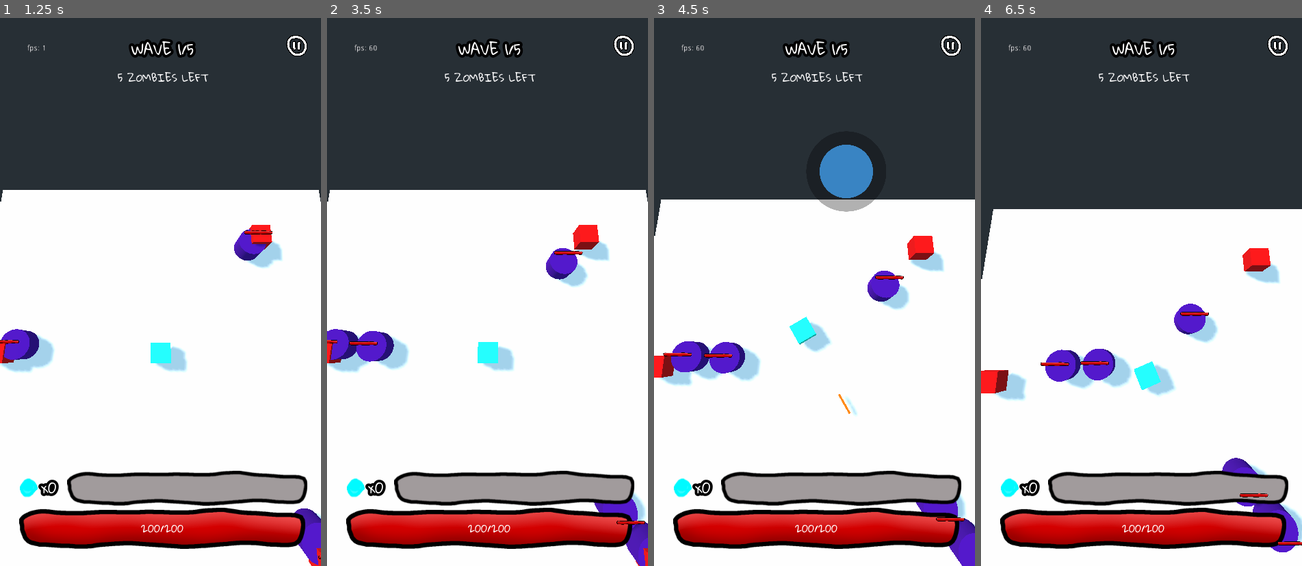
Above: before the commit, frames 1-4 (left to right).
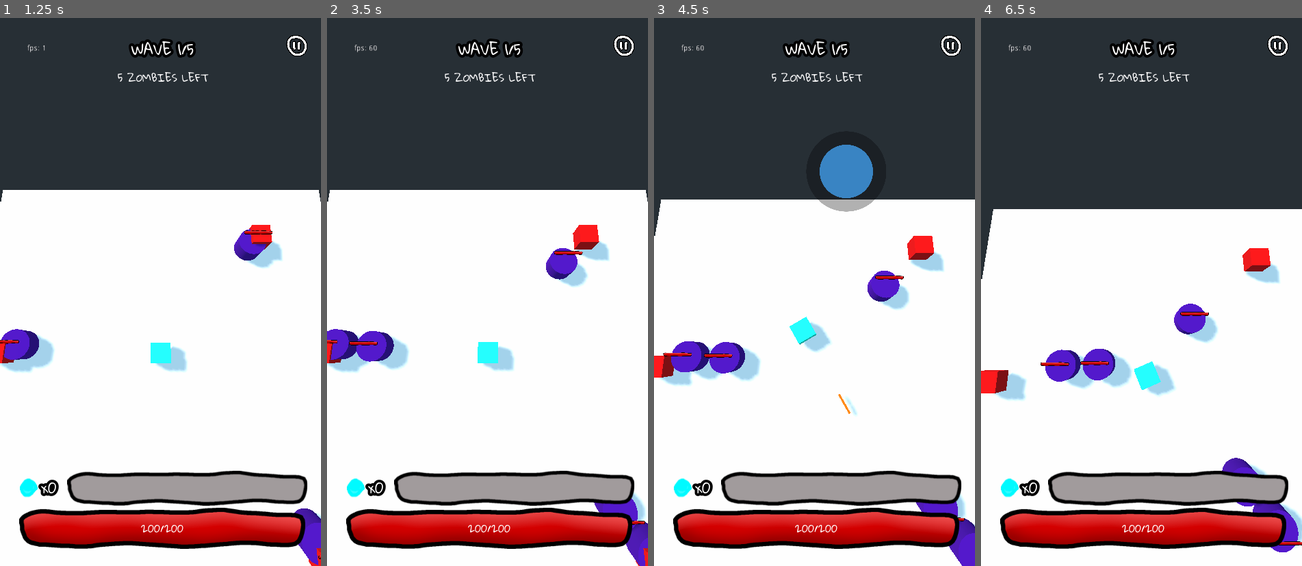
Above: after the commit, the same moments.

Repository: jeffsieu/coma-dash
Game: Godot game, scene res://Scene/Game.tscn
Two runs of this game, one before a commit and one after it. Both use one fixed random seed, a clock stepped at 60 frames per second and the inputs below.
Inputs (mouse positions are in pixels of both pictures, inside the frame that each line leads up to):
- Up to frame 1 (1.25 s): click "PLAY" at 0.5 s
- Up to frame 2 (3.5 s): click (625, 45) at 1.25 s; click "RESUME" at 2 s; move the mouse to (558, 264) at 2.77 s; click (558, 264) at 2.92 s
- Up to frame 3 (4.5 s): drag from (750, 319) to (798, 401) at 3.52 s; move the mouse to (846, 171) at 4.27 s; click (846, 171) at 4.42 s
- Up to frame 4 (6.5 s): drag from (1125, 401) to (1045, 209) at 5.02 s; move the mouse to (1237, 374) at 5.77 s; click (1237, 374) at 5.92 s

Frame 1 is identical in both runs. In frame 2, less than 0.1% of the frame differs, in the area x 90-96%, y 91-93%; in frame 3, less than 0.1%; in frame 4, less than 0.1%, in the area x 80-94%, y 86-97%.

Commit message:
Fix GUI layer overlap by scene objects
This is done by adding all GUI elements under
a CanvasLayer node set at layer 2.

Diff:
--- a/GUI/LevelGUI.tscn
+++ b/GUI/LevelGUI.tscn
@@ -11,7 +11,10 @@
 [ext_resource path="res://GUI/PauseButton/PauseButton.png" type="Texture" id=9]
 [ext_resource path="res://GUI/PauseMenu.tscn" type="PackedScene" id=10]
 
-[node name="LevelGUI" type="MarginContainer"]
+[node name="GUI Layer" type="CanvasLayer"]
+layer = 2
+
+[node name="LevelGUI" type="MarginContainer" parent="."]
 pause_mode = 2
 anchor_right = 1.0
 anchor_bottom = 1.0
@@ -24,14 +27,14 @@
 "_edit_use_anchors_": false
 }
 
-[node name="VBoxContainer" type="VBoxContainer" parent="."]
+[node name="VBoxContainer" type="VBoxContainer" parent="LevelGUI"]
 margin_right = 543.0
 margin_bottom = 960.0
 __meta__ = {
 "_edit_use_anchors_": false
 }
 
-[node name="WaveCounter" type="Label" parent="VBoxContainer"]
+[node name="WaveCounter" type="Label" parent="LevelGUI/VBoxContainer"]
 margin_right = 543.0
 margin_bottom = 57.0
 custom_fonts/font = ExtResource( 5 )
@@ -41,7 +44,7 @@
 "_edit_use_anchors_": false
 }
 
-[node name="ZombiesLeft" type="Label" parent="VBoxContainer"]
+[node name="ZombiesLeft" type="Label" parent="LevelGUI/VBoxContainer"]
 margin_top = 61.0
 margin_right = 543.0
 margin_bottom = 810.0
@@ -50,20 +53,20 @@
 text = "ZOMBIES LEFT"
 align = 1
 
-[node name="LootDisplay" type="MarginContainer" parent="VBoxContainer"]
+[node name="LootDisplay" type="MarginContainer" parent="LevelGUI/VBoxContainer"]
 margin_top = 814.0
 margin_right = 543.0
 margin_bottom = 879.0
 
-[node name="LootContainer" type="HBoxContainer" parent="VBoxContainer/LootDisplay"]
+[node name="LootContainer" type="HBoxContainer" parent="LevelGUI/VBoxContainer/LootDisplay"]
 margin_right = 543.0
 margin_bottom = 65.0
 
-[node name="CrystalDisplay" type="CenterContainer" parent="VBoxContainer/LootDisplay/LootContainer"]
+[node name="CrystalDisplay" type="CenterContainer" parent="LevelGUI/VBoxContainer/LootDisplay/LootContainer"]
 margin_right = 40.0
 margin_bottom = 65.0
 
-[node name="CrystalImage" type="TextureRect" parent="VBoxContainer/LootDisplay/LootContainer/CrystalDisplay"]
+[node name="CrystalImage" type="TextureRect" parent="LevelGUI/VBoxContainer/LootDisplay/LootContainer/CrystalDisplay"]
 margin_top = 12.0
 margin_right = 40.0
 margin_bottom = 52.0
@@ -71,7 +74,7 @@
 texture = ExtResource( 1 )
 expand = true
 
-[node name="CrystalCount" type="Label" parent="VBoxContainer/LootDisplay/LootContainer"]
+[node name="CrystalCount" type="Label" parent="LevelGUI/VBoxContainer/LootDisplay/LootContainer"]
 margin_left = 44.0
 margin_top = 4.0
 margin_right = 89.0
@@ -80,7 +83,7 @@
 custom_fonts/font = ExtResource( 5 )
 text = "x0"
 
-[node name="PlayerExpBar" type="TextureProgress" parent="VBoxContainer/LootDisplay/LootContainer"]
+[node name="PlayerExpBar" type="TextureProgress" parent="LevelGUI/VBoxContainer/LootDisplay/LootContainer"]
 margin_left = 93.0
 margin_right = 543.0
 margin_bottom = 65.0
@@ -88,9 +91,9 @@
 texture_under = ExtResource( 3 )
 texture_progress = ExtResource( 2 )
 
-[node name="Tween" type="Tween" parent="VBoxContainer/LootDisplay/LootContainer/PlayerExpBar"]
+[node name="Tween" type="Tween" parent="LevelGUI/VBoxContainer/LootDisplay/LootContainer/PlayerExpBar"]
 
-[node name="PlayerHealthBarContainer" type="CenterContainer" parent="VBoxContainer"]
+[node name="PlayerHealthBarContainer" type="CenterContainer" parent="LevelGUI/VBoxContainer"]
 margin_top = 883.0
 margin_right = 543.0
 margin_bottom = 960.0
@@ -98,7 +101,7 @@
 "_edit_use_anchors_": false
 }
 
-[node name="PlayerHealthBar" type="TextureProgress" parent="VBoxContainer/PlayerHealthBarContainer"]
+[node name="PlayerHealthBar" type="TextureProgress" parent="LevelGUI/VBoxContainer/PlayerHealthBarContainer"]
 margin_left = 3.0
 margin_right = 539.0
 margin_bottom = 77.0
@@ -110,9 +113,9 @@
 "_edit_use_anchors_": false
 }
 
-[node name="Tween" type="Tween" parent="VBoxContainer/PlayerHealthBarContainer/PlayerHealthBar"]
+[node name="Tween" type="Tween" parent="LevelGUI/VBoxContainer/PlayerHealthBarContainer/PlayerHealthBar"]
 
-[node name="CenterContainer" type="CenterContainer" parent="VBoxContainer/PlayerHealthBarContainer"]
+[node name="CenterContainer" type="CenterContainer" parent="LevelGUI/VBoxContainer/PlayerHealthBarContainer"]
 margin_left = 242.0
 margin_top = 18.0
 margin_right = 301.0
@@ -121,7 +124,7 @@
 "_edit_use_anchors_": false
 }
 
-[node name="HealthPoints" type="Label" parent="VBoxContainer/PlayerHealthBarContainer/CenterContainer"]
+[node name="HealthPoints" type="Label" parent="LevelGUI/VBoxContainer/PlayerHealthBarContainer/CenterContainer"]
 margin_right = 59.0
 margin_bottom = 41.0
 custom_fonts/font = ExtResource( 4 )
@@ -130,11 +133,11 @@
 "_edit_use_anchors_": false
 }
 
-[node name="Control" type="Control" parent="."]
+[node name="Control" type="Control" parent="LevelGUI"]
 margin_right = 543.0
 margin_bottom = 960.0
 
-[node name="PauseButton" type="TextureButton" parent="Control"]
+[node name="PauseButton" type="TextureButton" parent="LevelGUI/Control"]
 anchor_left = 1.0
 anchor_right = 1.0
 margin_left = -40.0
@@ -145,4 +148,4 @@
 "_edit_use_anchors_": false
 }
 
-[node name="PauseMenu" parent="." instance=ExtResource( 10 )]
+[node name="PauseMenu" parent="LevelGUI" instance=ExtResource( 10 )]
